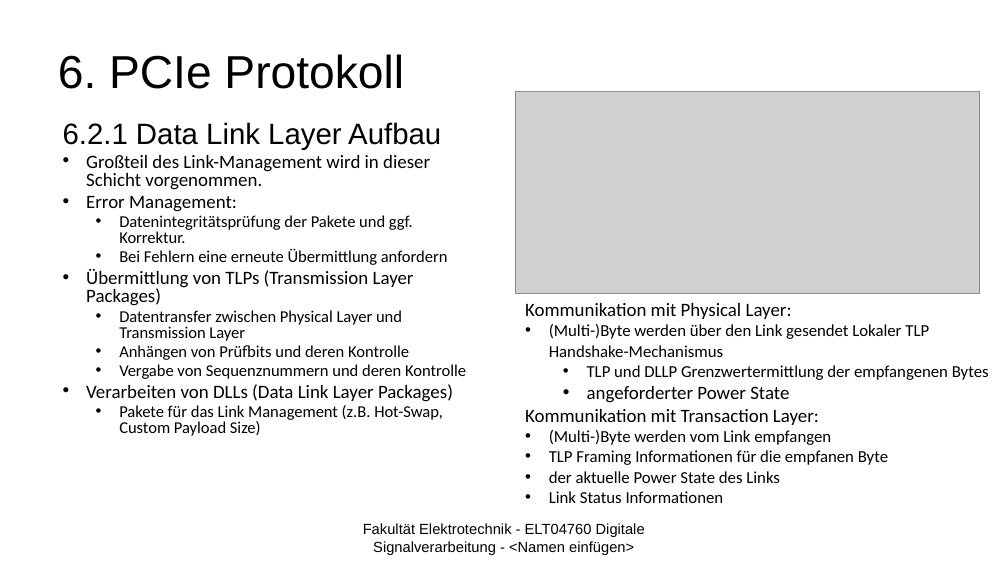
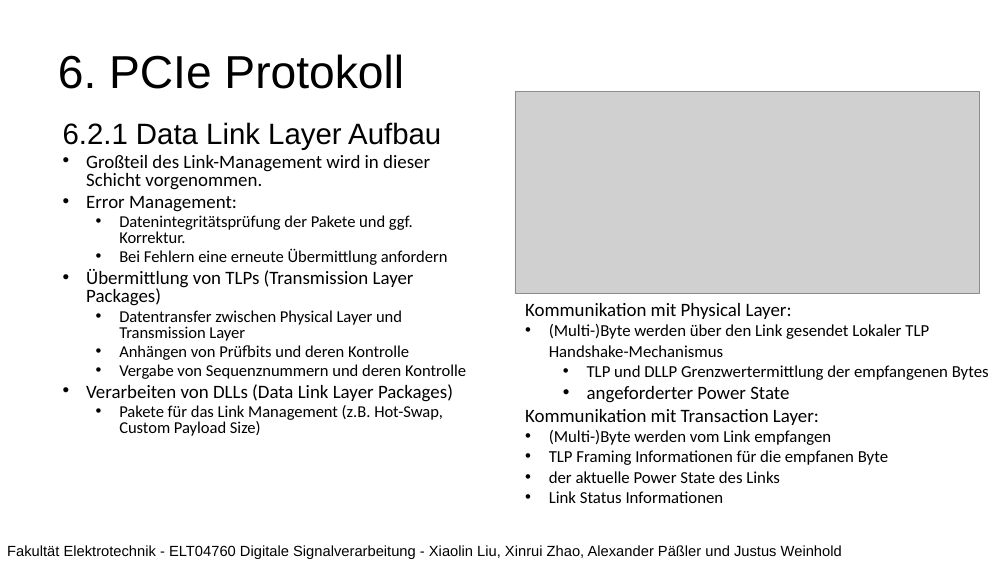
Before and after one commit to JustusDinera/Digitale-Signalverarbeitung, a slide deck: slide 14 of PCI Express_2.pptx. Drawn at 1008x567 pixels with LibreOffice and Linux fonts; fonts in the diff are those of the drawing; grey boxes stand for pictures; background and template pictures are left out. Boxes give left, top, right and bottom in pixels: in the first picture for what was removed or moved away, otherwise in the second. Text is boxed around its words. In the diff, an @@ line names an element or a change of style, - is before the commit and + after.

```diff
--- a/PCI Express_2.pptx
+++ b/PCI Express_2.pptx
@@ text at [7,545,842,559]: text changed @@
-Fakultät Elektrotechnik - ELT04760 Digitale Signalverarbeitung - <Namen einfügen>
+Fakultät Elektrotechnik - ELT04760 Digitale Signalverarbeitung - Xiaolin Liu, Xinrui Zhao, Alexander Päßler und Justus Weinhold
```
Also in this commit, not shown: 19 other slides changed.
